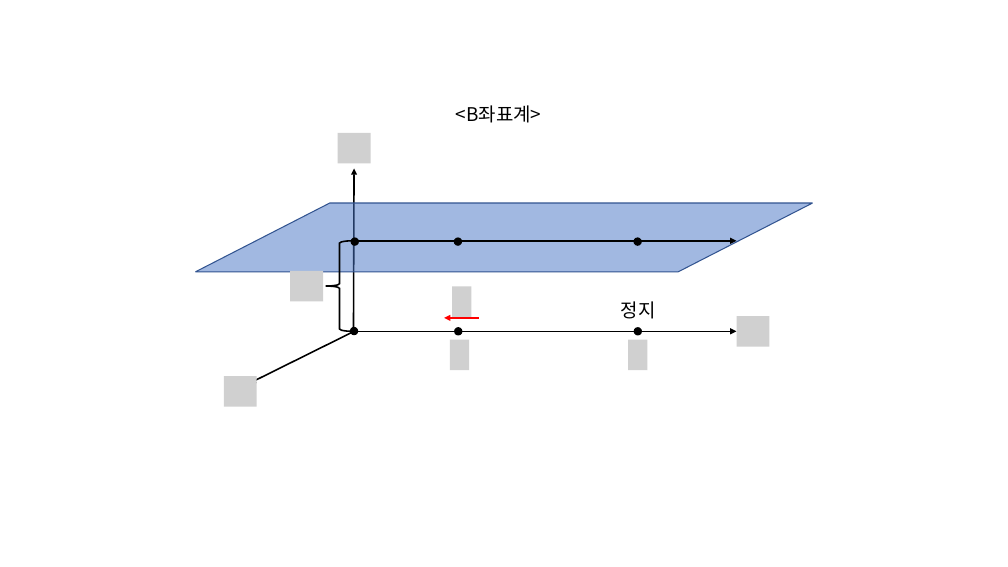
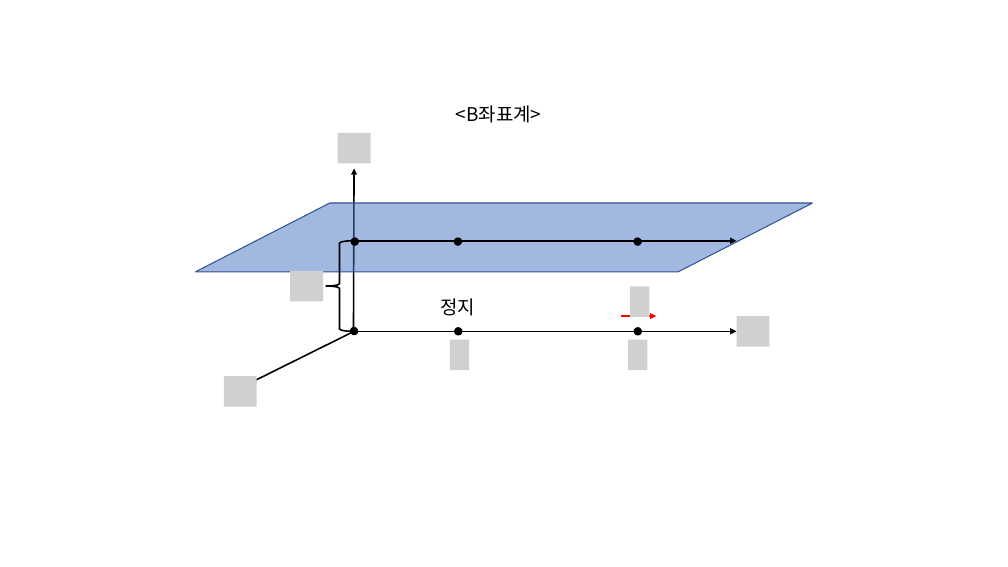
Before and after one commit to atgane/atgane.github.io, a slide deck: slide 4 of image/그림용 ppt.pptx (slide 3 before the commit). Drawn at 1008x567 pixels with LibreOffice and Linux fonts; fonts in the diff are those of the drawing; grey boxes stand for pictures. Boxes give left, top, right and bottom in pixels: in the first picture for what was removed or moved away, otherwise in the second. Text is boxed around its words. In the diff, an @@ line names an element or a change of style, - is before the commit and + after.

```diff
--- a/image/그림용 ppt.pptx
+++ b/image/그림용 ppt.pptx
@@ text "정지": place and size @@
-text "정지" at <box>621,301,656,319</box>
+text "정지" at <box>441,298,476,316</box>
@@ picture removed at <box>452,287,472,317</box> @@
@@ picture added at <box>630,287,650,317</box> @@
@@ arrow moved from (445, 318) - (479, 318) to (621, 316) - (656, 316) @@
@@ arrow (621, 316) - (656, 316): arrowheads changed @@
```
Also in this commit, not shown: 1 slide added, 1 slide removed, 4 other files.
